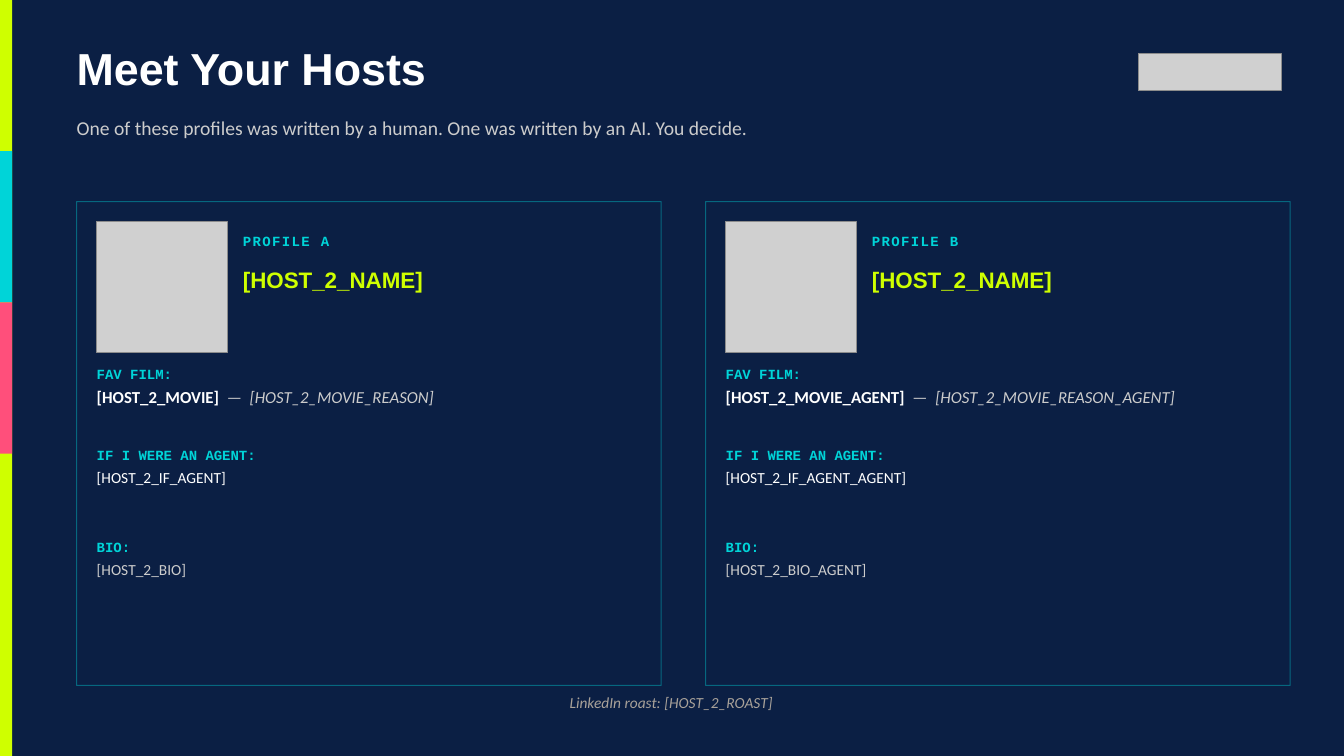
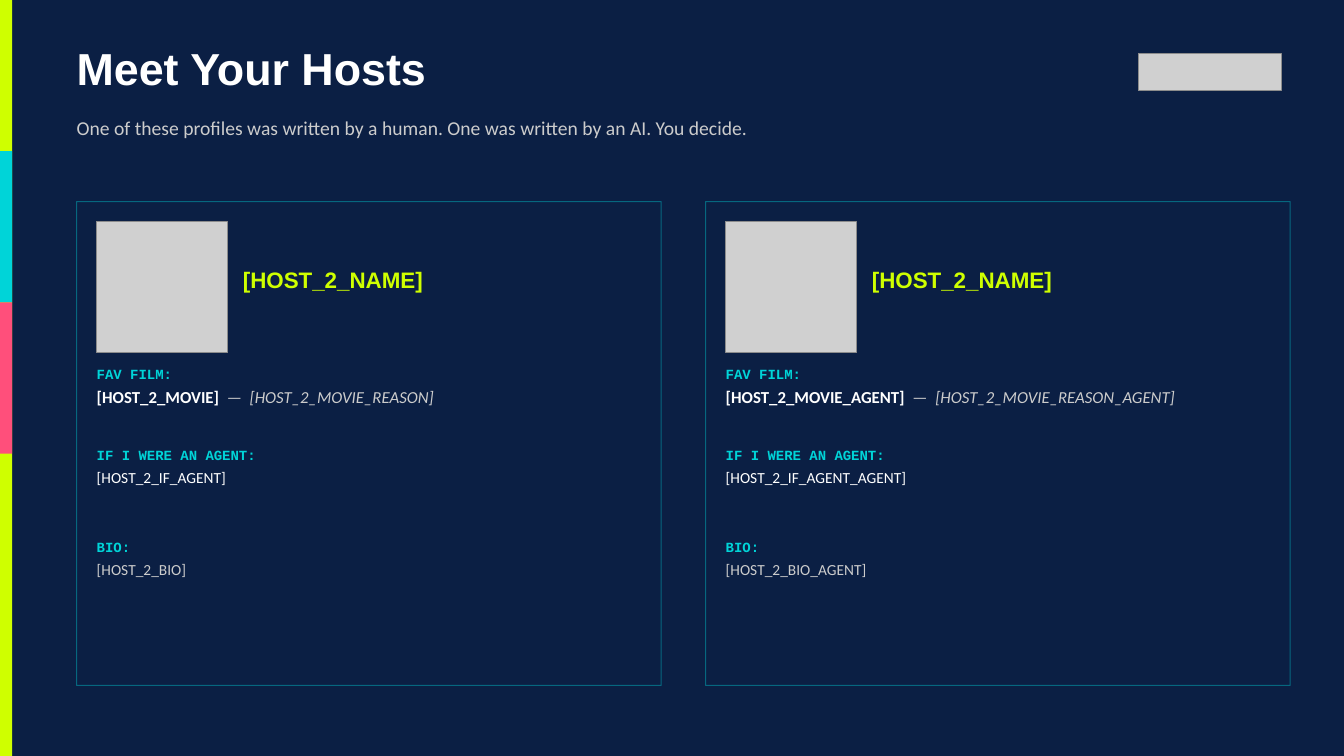
Before and after one commit to Coachevan/whipping-up-fun, a slide deck: slide 8 of out/MAX_Agents_or_Overlords.pptx. Drawn at 1344x756 pixels with LibreOffice and Linux fonts; fonts in the diff are those of the drawing; grey boxes stand for pictures; background and template pictures are left out. Boxes give left, top, right and bottom in pixels: in the first picture for what was removed or moved away, otherwise in the second. Text is boxed around its words. In the diff, an @@ line names an element or a change of style, - is before the commit and + after.

```diff
--- a/out/MAX_Agents_or_Overlords.pptx
+++ b/out/MAX_Agents_or_Overlords.pptx
@@ text removed at <box>243,236,329,246</box> @@
-PROFILE A
@@ text removed at <box>872,236,958,251</box> @@
-PROFILE B
@@ text removed at <box>570,697,772,710</box> @@
-LinkedIn roast: [HOST_2_ROAST]
```
Also in this commit, not shown: 3 other slides changed, 10 other files.
